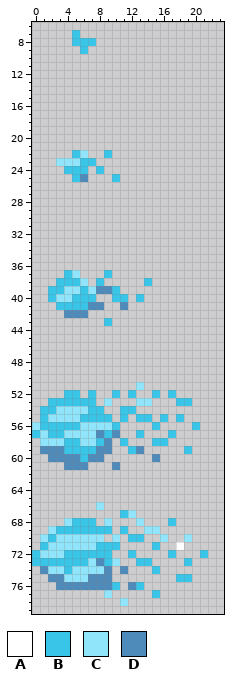
One commit to this sprite sheet: Power Surge/Assets/Characters/Strong Blast - Spritesheet.png. Above is the file before it was changed.
The file is 32x80 pixels. Shown: x 0..23, y 6..79.
Palette (. is transparent): A #ffffff  B #38c5e8  C #91e5fa  D #4e8bbb
Pixels before, first column x 0:
 7 .....B................
 8 .....BBB..............
 9 ......B...............
10 ......................
11 ......................
12 ......................
13 ......................
14 ......................
15 ......................
16 ......................
17 ......................
18 ......................
19 ......................
20 ......................
21 ......................
22 .....BC..B............
23 ...CCCBB..............
24 ....BBB.B.............
25 .....BD...B...........
26 ......................
27 ......................
28 ......................
29 ......................
30 ......................
31 ......................
32 ......................
33 ......................
34 ......................
35 ......................
36 ......................
37 ....BC...B............
38 ...BBBC.B.....B.......
39 ..BBCCBCDDB...........
40 ..BCCBBB..BB.B........
41 ...BBBBDD..D..........
42 ....DDD...............
43 .........B............
44 ......................
45 ......................
46 ......................
47 ......................
48 ......................
49 ......................
50 ......................
51 .............C........
52 ....BB.B..B.B..B.B....
53 ..BBBBBB.C...CC...BB..
54 .BBCCCCBB..BB.........
55 .BCCCCBBBB.B.BB.B.B...
56 CBBBBBCCCCB....B....B.
57 BCBBCCCCDBD..B...B....
58 .CCCBBCCBD.B...BB.....
59 .DDDBBBBDD..BD.....B..
60 ..DDDDBDD......D......
61 ....DDD...D...........
62 ......................
63 ......................
64 ......................
65 ......................
66 ........C.............
67 ...........BC.........
68 ....CBBB.C...C...B....
69 ..CBBBBBBB.B..CC......
70 .CBCCCCCC.C.BB..C..C..
71 .BCCCCCCBBB....B..A...
72 BCCCBBBBBB..B....B...B
73 BBBBBBBCDBC..BB....B..
74 .DCCBCCCCD.D...B......
75 ..DDCCCDDD........BB..
76 ...DDDDDDDB.DB........
77 .........C.....B......
78 ...........C..........
The result:
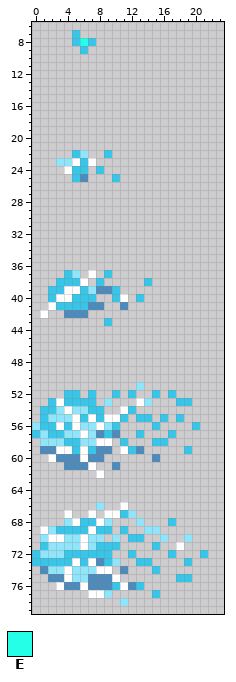
Colours new in this view: E #26ffe8
What changed:
There is now colour A in row 37 at x 7; in row 41 at x 2; in row 42 at x 1; in row 55 at x 10; in row 59 at x 11; in row 61 at x 7.
There is now colour A in row 62 at x 8; in row 66 at x 11; in row 67 at x 4, 7 and 9 to 10; in row 68 at x 8; in row 69 at x 1; in row 75 at x 10.
There is now colour A in row 76 at x 11; in row 77 at x 7 to 8.
The edit turns colour B into colour A in row 23 at x 7; in row 24 at x 4; in row 40 at x 11; in row 53 at x 3; in row 54 at x 11; in row 55 at x 7 and 9.
The edit turns colour B into colour A in row 56 at x 3 and 5; in row 58 at x 8; in row 59 at x 4 and 6; in row 60 at x 6; in row 68 at x 5; in row 69 at x 7.
The edit turns colour B into colour A in row 70 at x 2; in row 73 at x 5; in row 74 at x 4.
The edit turns colour C into colour A in row 23 at x 5; in row 38 at x 6; in row 39 at x 4 to 5; in row 40 at x 3 to 4; in row 53 at x 13; in row 54 at x 4.
The edit turns colour C into colour A in row 55 at x 5; in row 56 at x 8; in row 57 at x 6; in row 70 at x 3 and 6; in row 71 at x 6; in row 73 at x 7.
The edit turns colour C into colour A in row 74 at x 8; in row 75 at x 4.
The edit turns colour D into colour A in row 58 at x 9; in row 59 at x 3; in row 60 at x 2; in row 74 at x 9; in row 76 at x 3 and 6.
The edit turns colour B into colour E in row 8 at x 6.
